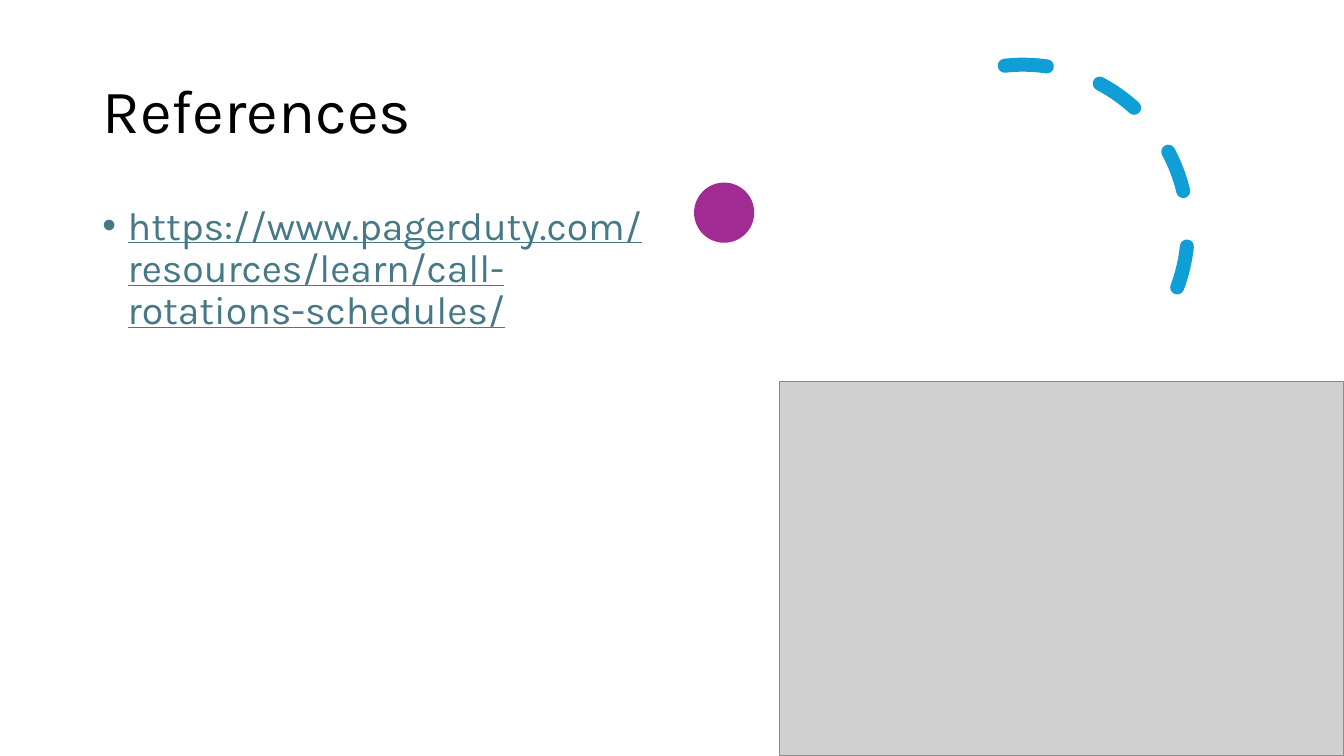
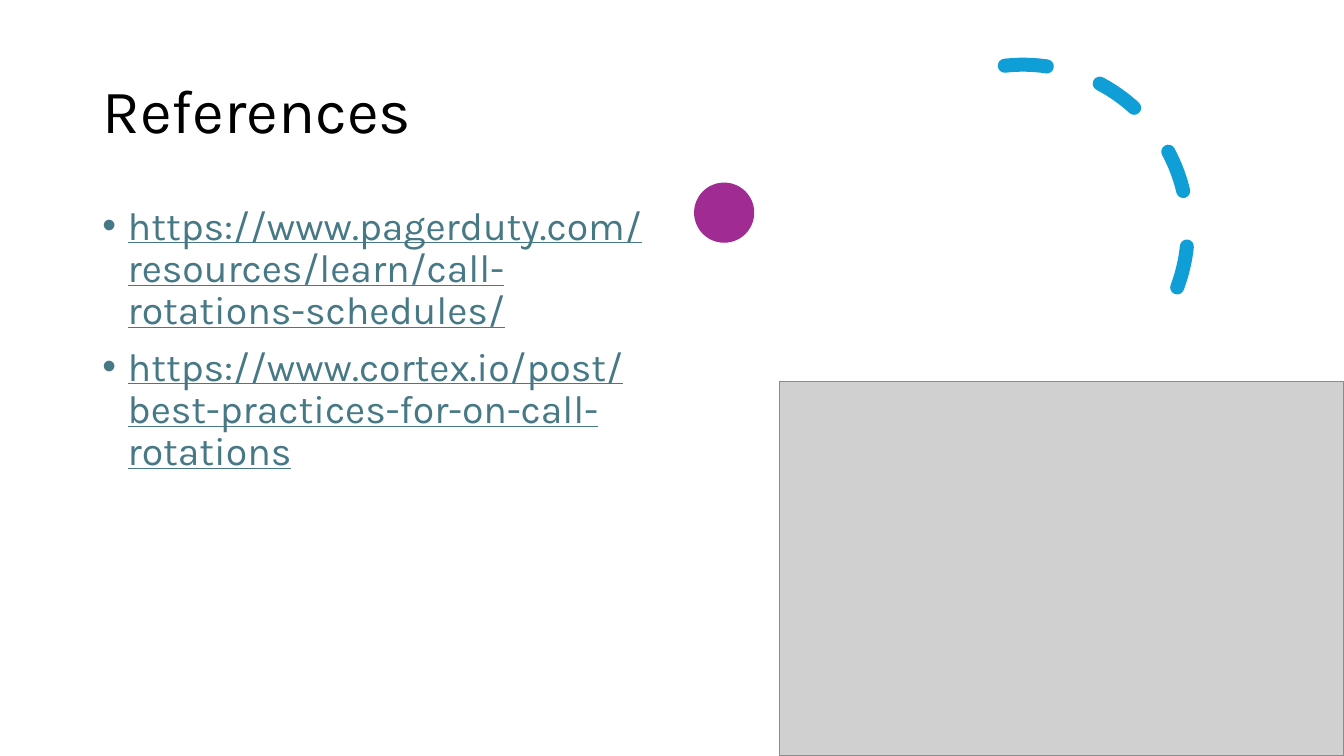
Before and after one commit to lap202/csd380, a slide deck: slide 8 of module-7/abach-module7.2.pptx. Drawn at 1344x756 pixels with LibreOffice and Linux fonts; fonts in the diff are those of the drawing; grey boxes stand for pictures. Boxes give left, top, right and bottom in pixels: in the first picture for what was removed or moved away, otherwise in the second. Text is boxed around its words. In the diff, an @@ line names an element or a change of style, - is before the commit and + after.

Commit message:
Added second source

```diff
--- a/module-7/abach-module7.2.pptx
+++ b/module-7/abach-module7.2.pptx
@@ text at [128, 352, 623, 469]: paragraph added @@
+• https://www.cortex.io/post/best-practices-for-on-call-rotations
```
